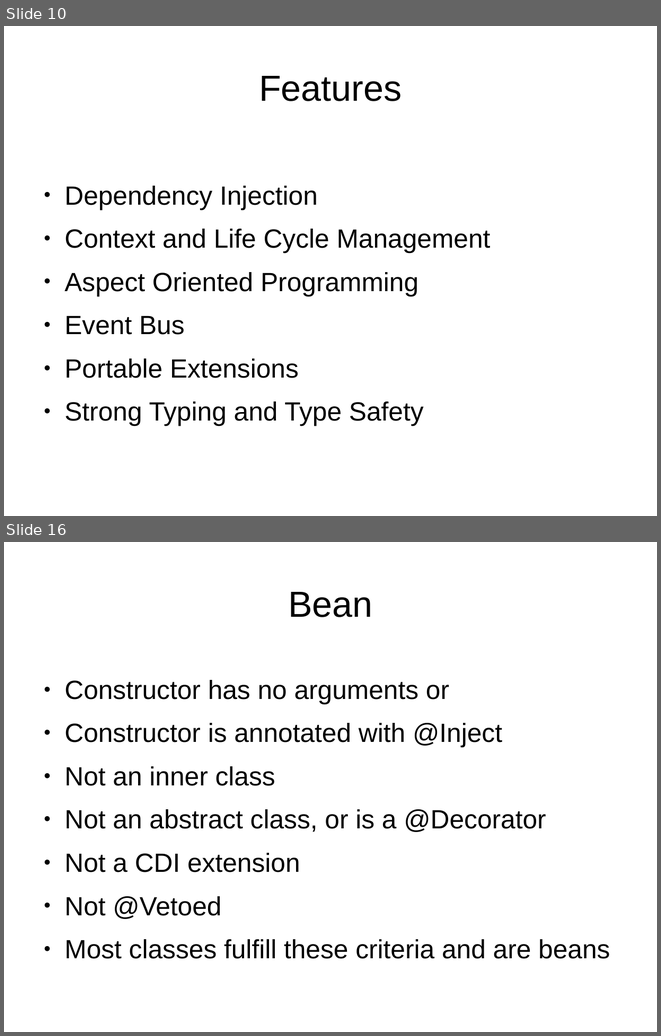
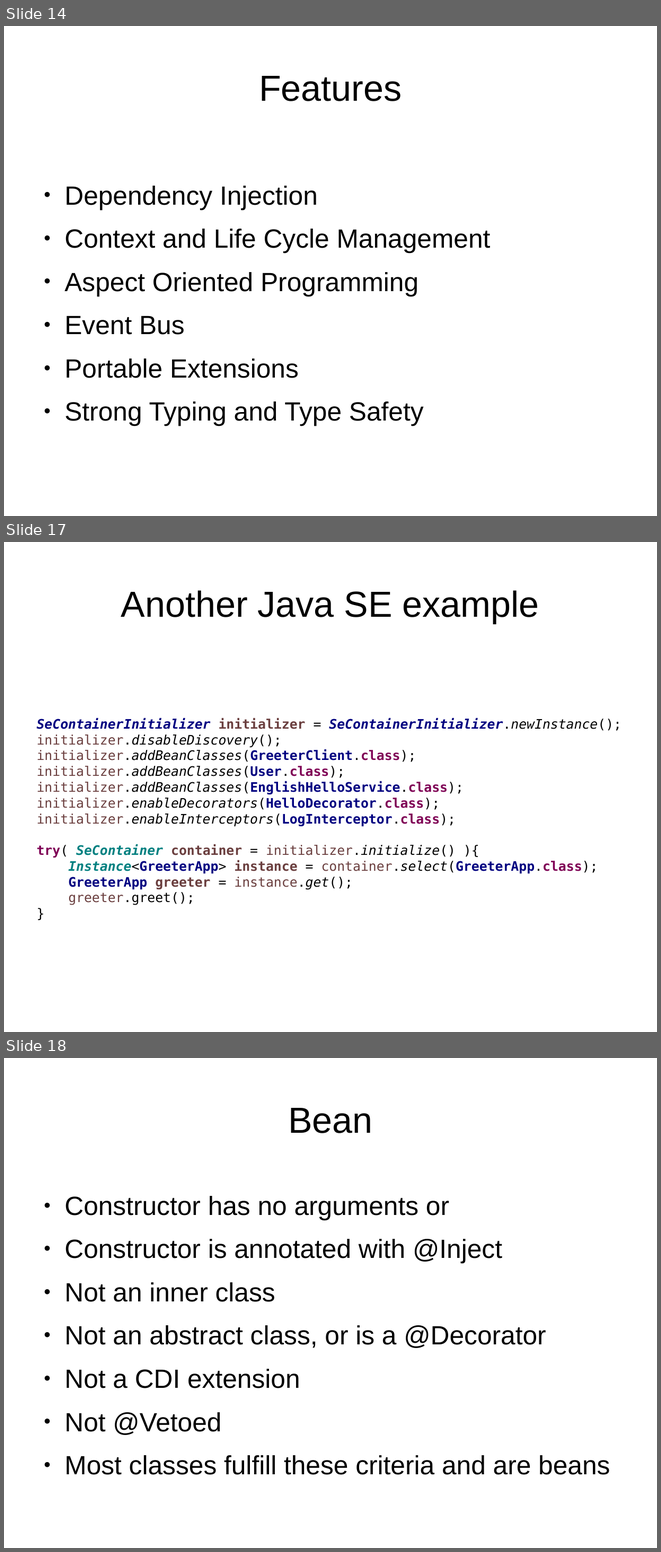
Before and after one commit to FrigoCoder/CDI, a slide deck: CDI.odp. Shown one above the other, each under a label of ours: slides 10 and 16 before the commit, slides 14, 17 and 18 after it; the slides between them are not shown. The pictures are 661x1036 and 661x1552 pixels, drawn with LibreOffice and Linux fonts; fonts in the diff are those of the drawing. Boxes give left, top, right and bottom in pixels: in the first picture for what was removed or moved away, otherwise in the second. Text is boxed around its words. In the diff, an @@ line names an element or a change of style, - is before the commit and + after.

```diff
--- a/CDI.odp
+++ b/CDI.odp
@@ slide 17 added at [4, 542, 657, 1032], background #FFFFFF @@
@@ title added at [121, 590, 539, 623], 44 pt, text #000000 @@
+Another Java SE example
@@ text added at [37, 717, 621, 905], 16 pt, text #000000 @@
+SeContainerInitializer initializer = SeContainerInitializer.newInstance();
+initializer.disableDiscovery();
+initializer.addBeanClasses(GreeterClient.class);
+initializer.addBeanClasses(User.class);
+initializer.addBeanClasses(EnglishHelloService.class);
+initializer.enableDecorators(HelloDecorator.class);
+initializer.enableInterceptors(LogInterceptor.class);
+try( SeContainer container = initializer.initialize() ){
+Instance<GreeterApp> instance = container.select(GreeterApp.class);
+GreeterApp greeter = instance.get();
+greeter.greet();
+}
@@ what was slide 10 is now slide 14 @@
@@ what was slide 16 is now slide 18 @@
```
Also in this commit, not shown: 5 slides changed, 3 other slides added, 2 slides removed, 1 other file.
